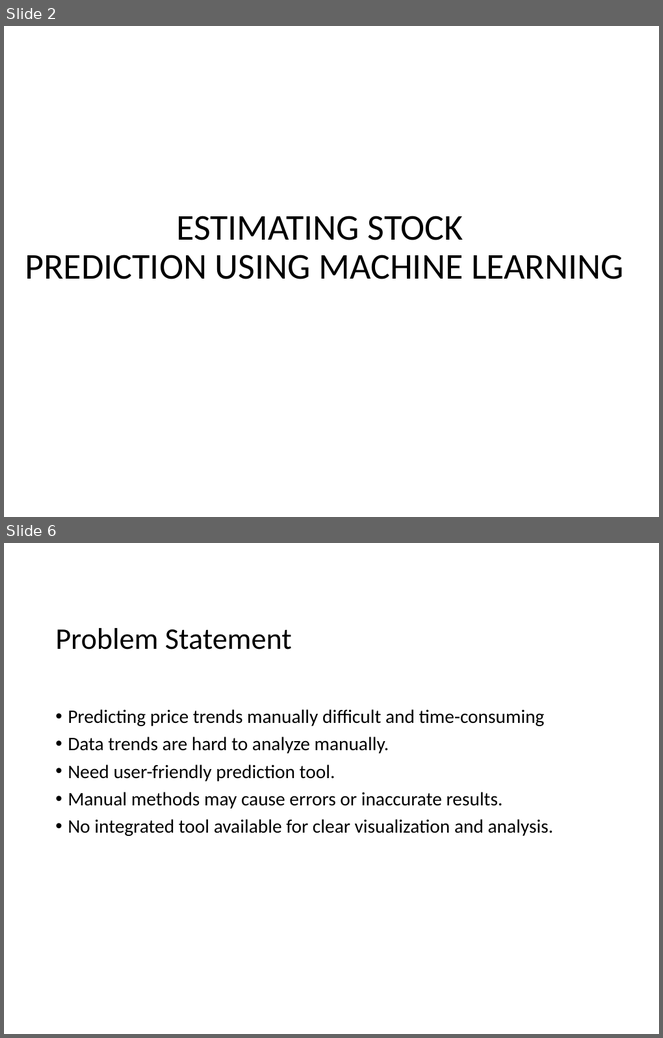
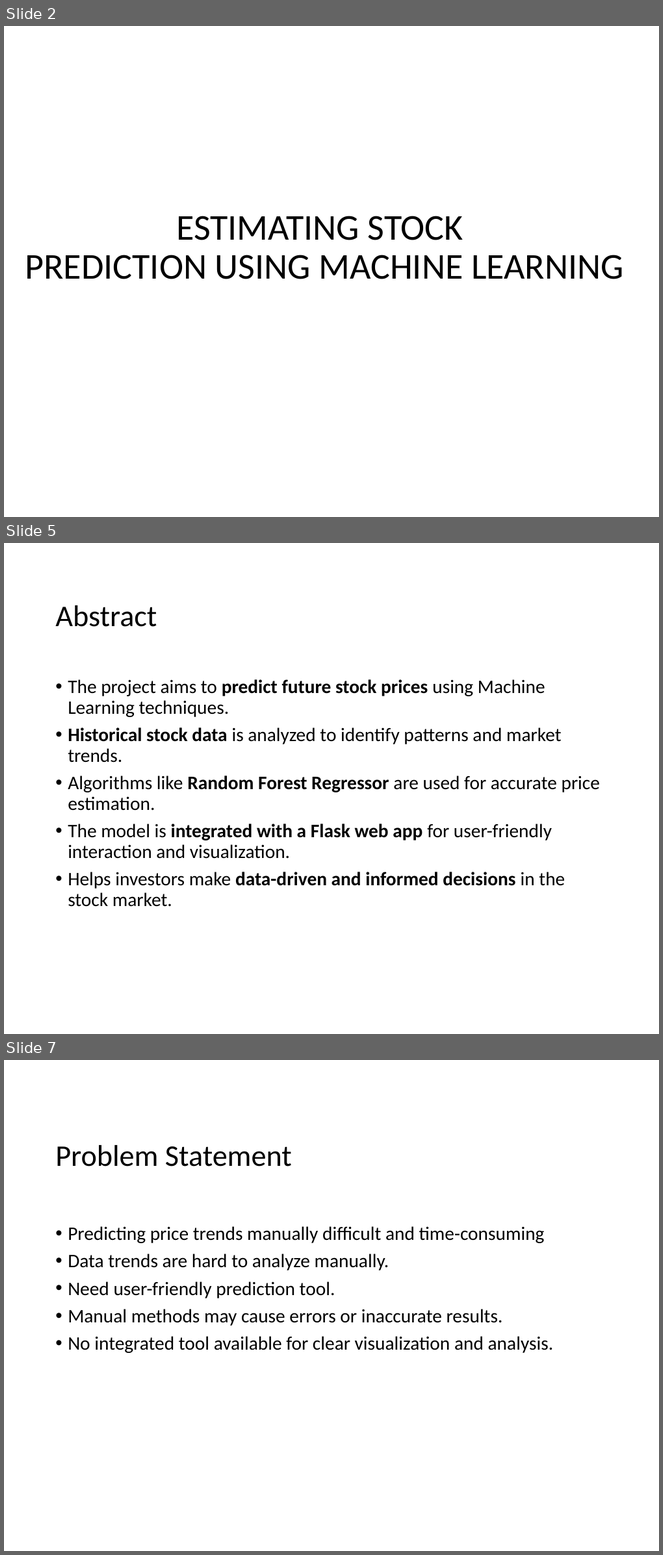
Before and after one commit to swetha-01-max/Estimating-stock-prediction-, a slide deck: Stock_Prediction_Flask_Project_Presentation1.pptx. Shown one above the other, each under a label of ours: slides 2 and 6 before the commit, slides 2, 5 and 7 after it; the slides between them are not shown. The pictures are 663x1038 and 663x1555 pixels, drawn with LibreOffice and Linux fonts; fonts in the diff are those of the drawing; background and template pictures are left out. Boxes give left, top, right and bottom in pixels: in the first picture for what was removed or moved away, otherwise in the second. Text is boxed around its words. In the diff, an @@ line names an element or a change of style, - is before the commit and + after.

```diff
--- a/Stock_Prediction_Flask_Project_Presentation1.pptx
+++ b/Stock_Prediction_Flask_Project_Presentation1.pptx
@@ slide 5 added at bbox=[4, 543, 659, 1034], background picture (left out) @@
@@ title added at bbox=[55, 605, 157, 627], 33 pt, text #000000 @@
+Abstract
@@ text added at bbox=[68, 679, 600, 907], 21 pt, text #000000 @@
+• The project aims to predict future stock prices using Machine Learning techniques.
+• Historical stock data is analyzed to identify patterns and market trends.
+• Algorithms like Random Forest Regressor are used for accurate price estimation.
+• The model is integrated with a Flask web app for user-friendly interaction and visualization.
+• Helps investors make data-driven and informed decisions in the stock market.
@@ what was slide 6 is now slide 7 @@
```
Also in this commit, not shown: 9 slides changed, 5 other slides added, 1 slide removed.
